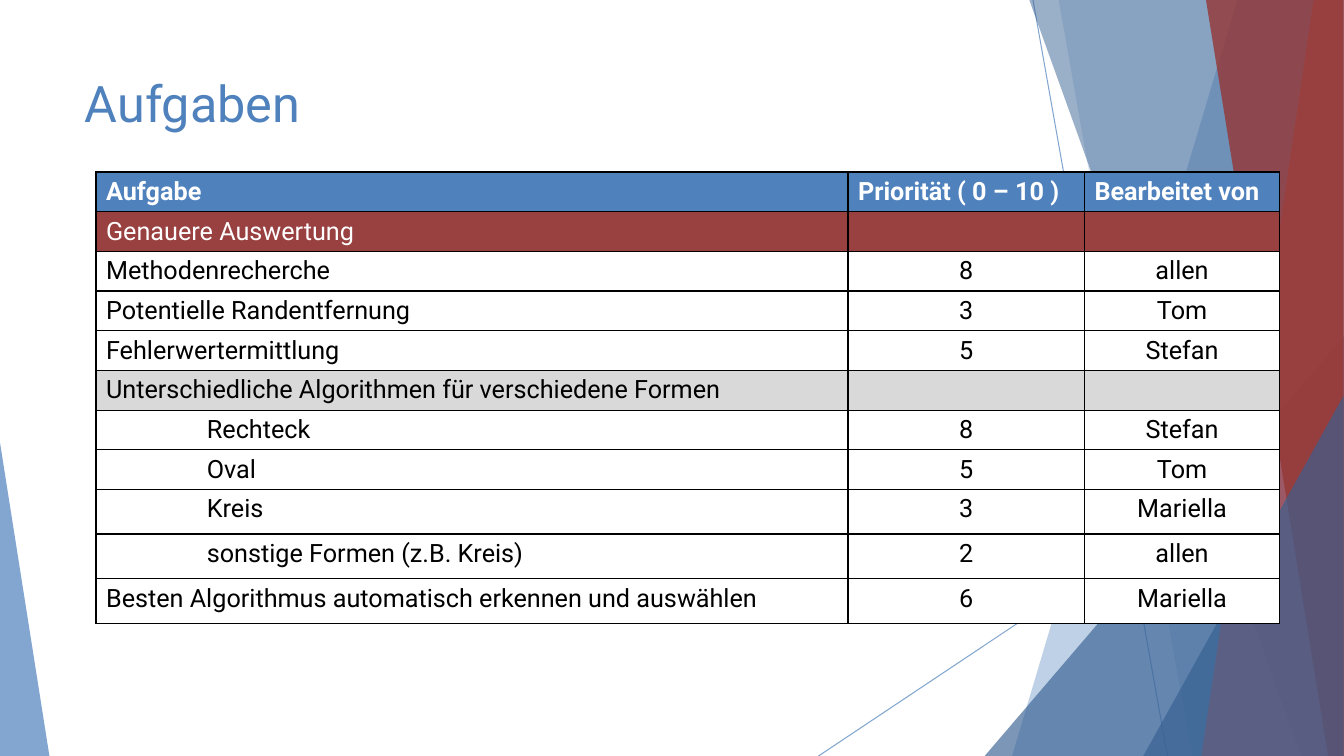
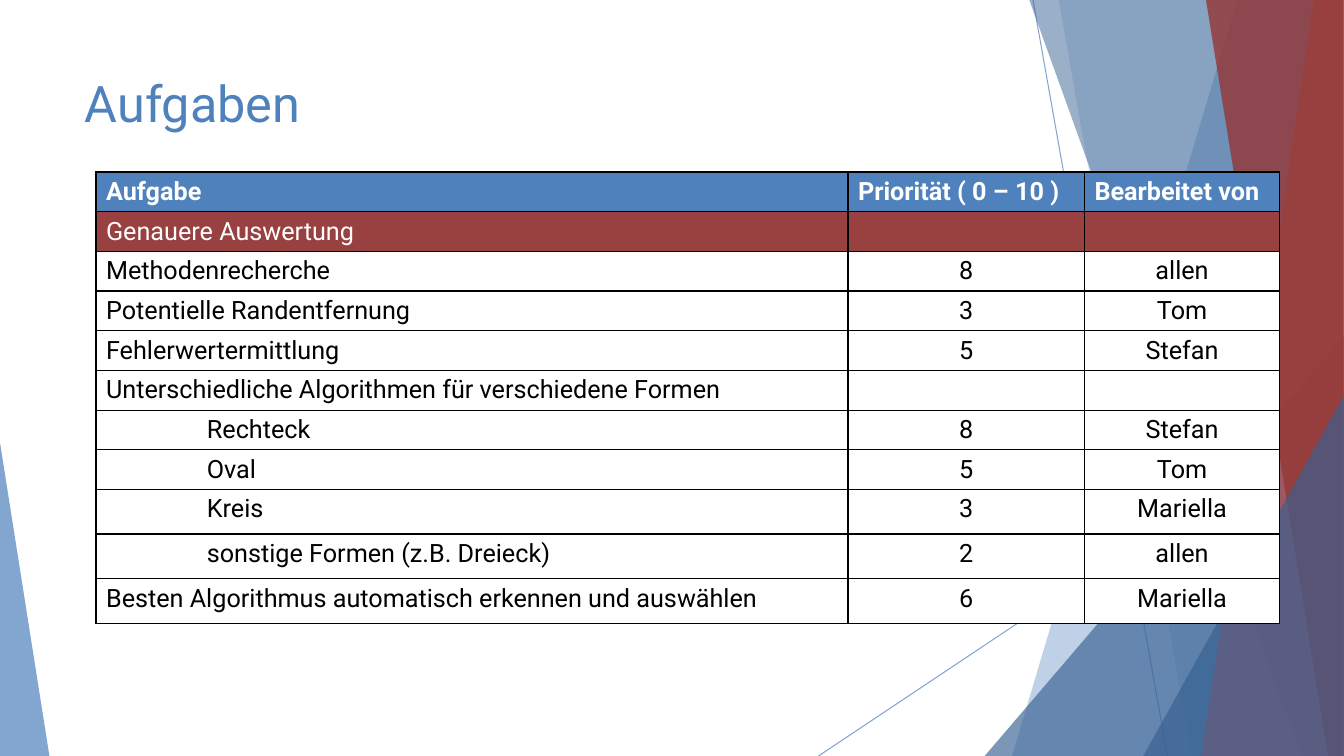
Before and after one commit to youssefMes/FotoAlbumExtractor, a slide deck: slide 5 of expose/expose_präsentation.pptx. Drawn at 1344x756 pixels with LibreOffice and Linux fonts; fonts in the diff are those of the drawing. Boxes give left, top, right and bottom in pixels: in the first picture for what was removed or moved away, otherwise in the second. Text is boxed around its words. In the diff, an @@ line names an element or a change of style, - is before the commit and + after.

```diff
--- a/expose/expose_präsentation.pptx
+++ b/expose/expose_präsentation.pptx
@@ table at bbox=[96, 172, 1280, 629] @@
-row 10, column 1: sonstige Formen (z.B. Kreis)
+row 10, column 1: sonstige Formen (z.B. Dreieck)
@@ fill #D9D9D9 to #FFFFFF in row 6 @@
```
Also in this commit, not shown: 2 other slides changed, 1 other file.
